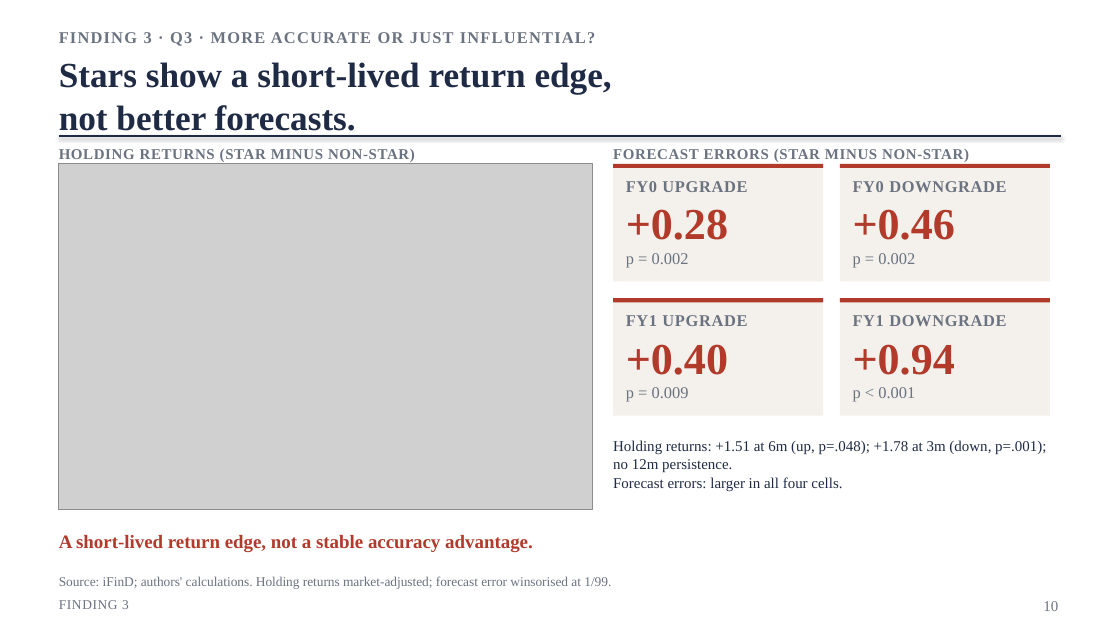
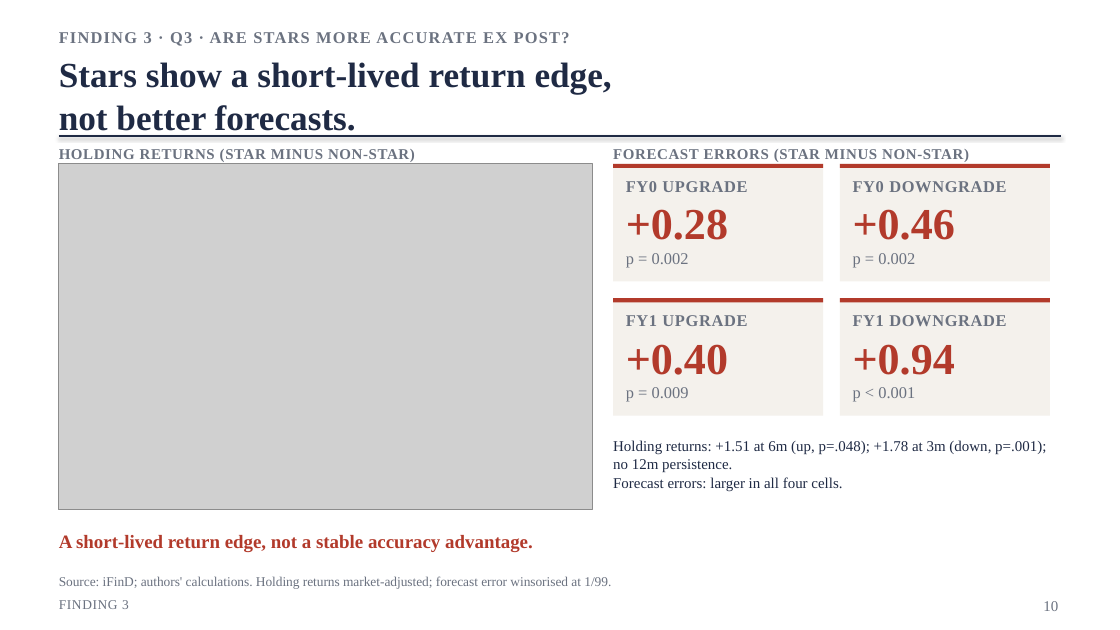
Before and after one commit to CangMingGuoKe/fin4080-star-analyst, a slide deck: slide 10 of 文档/Project10_Star_Analyst_Deck_20261027.pptx. Drawn at 1120x630 pixels with LibreOffice and Linux fonts; fonts in the diff are those of the drawing; grey boxes stand for pictures. Boxes give left, top, right and bottom in pixels: in the first picture for what was removed or moved away, otherwise in the second. Text is boxed around its words. In the diff, an @@ line names an element or a change of style, - is before the commit and + after.

```diff
--- a/文档/Project10_Star_Analyst_Deck_20261027.pptx
+++ b/文档/Project10_Star_Analyst_Deck_20261027.pptx
@@ text at <box>59,32,570,46</box>: text changed @@
-FINDING 3 · Q3 · MORE ACCURATE OR JUST INFLUENTIAL?
+FINDING 3 · Q3 · ARE STARS MORE ACCURATE EX POST?
```
Also in this commit, not shown: 1 other slide changed, 3 other files.
